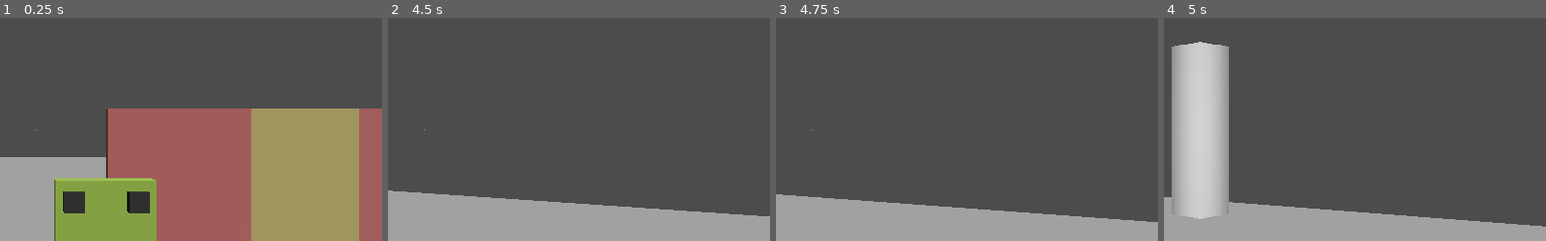
Above: before the commit, frames 1-4 (left to right).
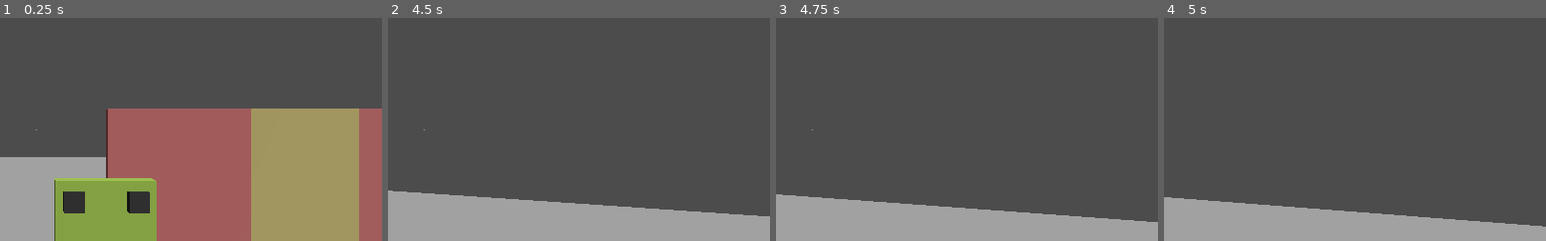
Above: after the commit, the same moments.

Repository: miskatonicstudio/goat
Game: Godot game, scene res://Demo.tscn
Same seed, same stepped clock (60 frames per second), same inputs: the game is played once before the commit and once after it.
Inputs (mouse positions are % of the whole screen's width and height, from its top left):
- Up to frame 1 (0.25 s): no input
- Up to frame 2 (4.5 s): tap Enter at 0.5 s; move the mouse to (55, 50) at 0.52 s; hold W (oat_movement_forward) from 0.53 s (still down); click (55, 50) at 0.6 s; move the mouse to (45, 50) at 1.27 s; click (45, 50) at 1.35 s; move the mouse to (52, 48) at 2.02 s; click (52, 48) at 2.1 s; move the mouse to (49, 52) at 2.77 s; click (49, 52) at 2.85 s; tap Space at 3.5 s; move the mouse to (57, 51) at 3.52 s; click (57, 51) at 3.6 s; right-click (57, 51) at 4.15 s; move the mouse to (42, 49) at 4.27 s; click (42, 49) at 4.35 s
- Up to frame 3 (4.75 s): keep holding W (oat_movement_forward)
- Up to frame 4 (5 s): keep holding W (oat_movement_forward); tap Tab (oat_toggle_inventory) at 4.9 s
The pictures show only the part of the screen within x 45-95%, y 25-75%; the shares and areas given below are measured in that part.

Frames 1-3 are identical in both runs. In frame 4, 11% of the frame differs, in the area x 2-17%, y 10-91%.

Commit message:
Add obtaining environment objects

Diff:
--- a/oat/EnvironmentItem.gd
+++ b/oat/EnvironmentItem.gd
@@ -3,6 +3,7 @@
 
 export (String) var unique_name
 export (bool) var single_use = false
+export (bool) var inventory_item = false
 export (Shape) var collision_shape = BoxShape.new() setget set_collision_shape
 onready var model = get_node("Model")
 
@@ -40,3 +41,7 @@
 		if single_use:
 			deselect(item_name)
 			remove_from_group("oat_environment_item")
+		if inventory_item:
+			oat_interaction_signals.emit_signal("oat_environment_item_obtained", unique_name)
+			get_parent().remove_child(self)
+			queue_free()
--- a/oat/Inventory.gd
+++ b/oat/Inventory.gd
@@ -6,6 +6,7 @@
 
 const MAX_VERTICAL_ANGLE = 80
 onready var rotator = $ViewportContainer/Viewport/Inventory3D/Rotator
+# TODO: keep rotation value separately for each item?
 var current_angle_vertical = 0
 
 
@@ -13,6 +14,7 @@
 	# Setting own_world here, otherwise 3D world will not be shown in Godot Editor
 	$ViewportContainer/Viewport.own_world = true
 	oat_interaction_signals.connect("oat_toggle_inventory", self, "toggle")
+	oat_interaction_signals.connect("oat_environment_item_obtained", self, "item_obtained")
 
 
 func _input(event):
@@ -43,3 +45,11 @@
 	else:
 		Input.set_mouse_mode(Input.MOUSE_MODE_CAPTURED)
 		hide()
+
+
+func item_obtained(item_name):
+	var obtained_item = get_tree().get_nodes_in_group("oat_inventory_item_" + item_name)
+	if not obtained_item.empty():
+		obtained_item = obtained_item.pop_back()
+		obtained_item.get_parent().remove_child(obtained_item)
+		rotator.add_child(obtained_item)
--- a/oat/Inventory.tscn
+++ b/oat/Inventory.tscn
@@ -1,12 +1,6 @@
-[gd_scene load_steps=3 format=2]
+[gd_scene load_steps=2 format=2]
 
 [ext_resource path="res://oat/Inventory.gd" type="Script" id=1]
-
-[sub_resource type="CylinderMesh" id=1]
-top_radius = 0.2
-bottom_radius = 0.2
-height = 1.0
-radial_segments = 6
 
 [node name="Inventory" type="CenterContainer"]
 visible = false
@@ -37,13 +31,3 @@
 
 [node name="Rotator" type="Spatial" parent="ViewportContainer/Viewport/Inventory3D"]
 transform = Transform( 1, 0, 0, 0, 1, 0, 0, 0, 1, 0, 0, -2 )
-
-[node name="DEMO_INVENTORY_ITEM" type="MeshInstance" parent="ViewportContainer/Viewport/Inventory3D/Rotator"]
-mesh = SubResource( 1 )
-material/0 = null
-
-[node name="InactiveItems" type="Spatial" parent="ViewportContainer/Viewport"]
-visible = false
-
-[node name="ActiveItems" type="Spatial" parent="ViewportContainer/Viewport"]
-visible = false
--- a/oat/signals/oat_interaction_signals.gd
+++ b/oat/signals/oat_interaction_signals.gd
@@ -3,6 +3,8 @@
 signal oat_environment_item_selected (item_name)
 signal oat_environment_item_deselected (item_name)
 signal oat_environment_item_activated (item_name)
+# TODO: signal for permanent deactivation?
+signal oat_environment_item_obtained (item_name)
 
 signal oat_toggle_inventory (inventory_open)
 
